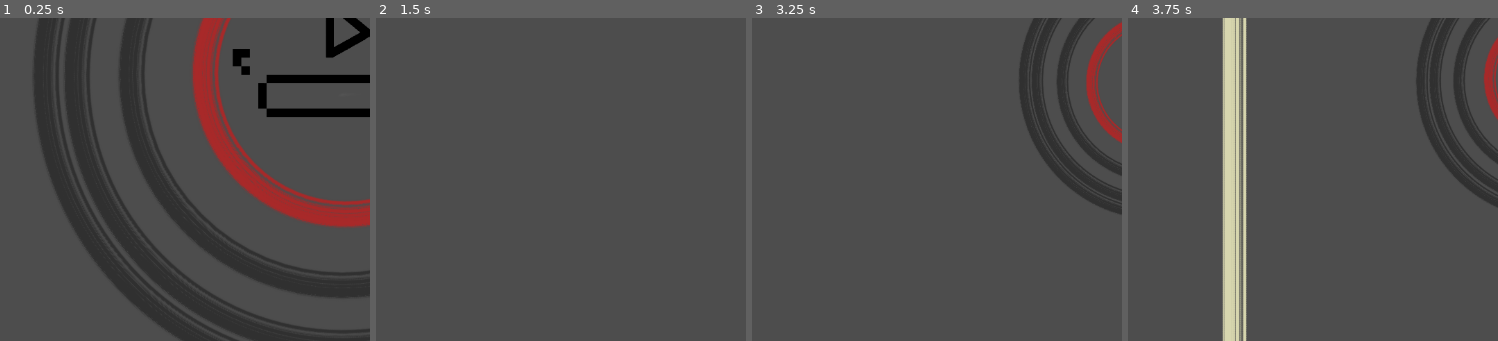
Above: before the commit, frames 1-4 (left to right).
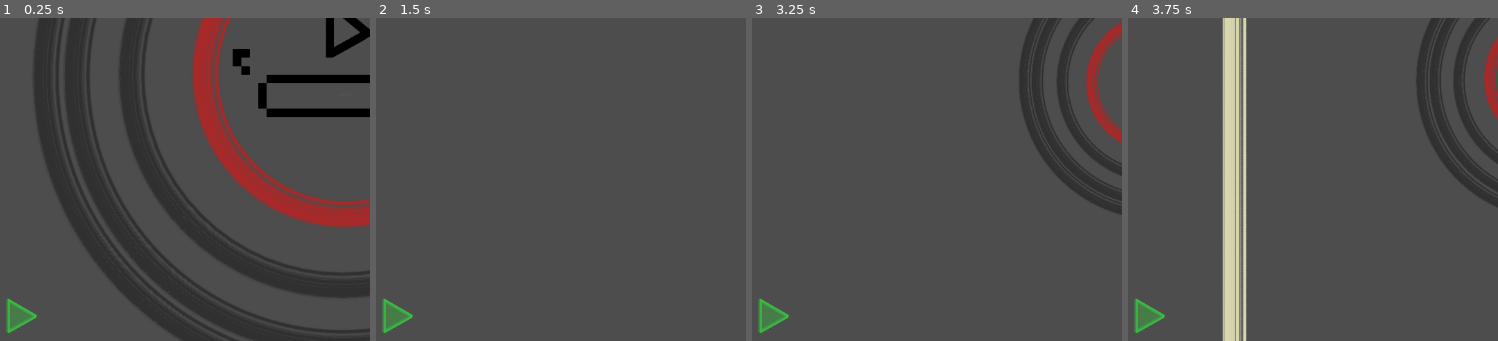
Above: after the commit, the same moments.

Repository: KazThomas/MusicBox
Game: Godot game, scene res://Scenes/MainScene.tscn
The game is run twice, just before and just after one commit, with the same random seed, the same clock (stepped at 60 frames per second) and the same inputs.
Inputs (mouse positions are % of the whole screen's width and height, from its top left):
- Up to frame 1 (0.25 s): no input
- Up to frame 2 (1.5 s): move the mouse to (70, 46) at 0.52 s; hold Space (add_layer) 0.53-1.28 s; move the mouse to (25, 57) at 1.27 s; tap E (bankIt) at 1.35 s
- Up to frame 3 (3.25 s): move the mouse to (57, 28) at 2.02 s; press the mouse at (57, 28) at 2.03 s; move the mouse to (41, 72) at 2.77 s; release the mouse at (41, 72) at 2.78 s; tap Q (removeBank) at 2.85 s
- Up to frame 4 (3.75 s): move the mouse to (78, 67) at 3.52 s; hold Space (add_layer) from 3.53 s (still down)
The pictures show only the part of the screen within x 0-50%, y 41-91%; the shares and areas given below are measured in that part.

The runs differ from the first frame. In frame 1, 0.5% of the frame differs, in the area x 1-10%, y 86-98%; in frame 2, 0.5%; in frame 3, 0.5%; in frame 4, 0.5%.

Commit message:
First Trail Play attempt
added the play button sprite and trying to add a trail to it..unsuccessfully so far

Diff:
--- a/Scenes/MainScene.tscn
+++ b/Scenes/MainScene.tscn
@@ -1,10 +1,11 @@
-[gd_scene load_steps=7 format=3 uid="uid://c4feeeeu0a2dd"]
+[gd_scene load_steps=8 format=3 uid="uid://c4feeeeu0a2dd"]
 
 [ext_resource type="Script" path="res://Scripts/mainScene.gd" id="1_g0soy"]
 [ext_resource type="PackedScene" uid="uid://cua4ws02vsghc" path="res://Scenes/layer.tscn" id="4_1xi1q"]
 [ext_resource type="PackedScene" uid="uid://d02n2etuakbmi" path="res://Scenes/bank.tscn" id="4_an7dp"]
 [ext_resource type="PackedScene" uid="uid://ondofxvedg8l" path="res://Scenes/VinylRecord.tscn" id="4_q7it6"]
 [ext_resource type="Texture2D" uid="uid://dv64wkmaxja8s" path="res://Assets/Art/space bar ui .png" id="5_j27gt"]
+[ext_resource type="PackedScene" uid="uid://bhfb2syi3umal" path="res://Scenes/play_btn.tscn" id="6_jd65v"]
 
 [sub_resource type="SegmentShape2D" id="SegmentShape2D_bpecw"]
 b = Vector2(589, 0)
@@ -74,4 +75,7 @@
 scale = Vector2(0.61032, 0.61032)
 texture = ExtResource("5_j27gt")
 
+[node name="PlayBtn" parent="." instance=ExtResource("6_jd65v")]
+position = Vector2(111, 825)
+
 [connection signal="spawn_note" from="." to="." method="_on_spawn_note"]
--- /dev/null
+++ b/Scenes/Trail.gd
@@ -0,0 +1,24 @@
+class_name Trail
+extends Line2D
+
+const MAX_POINTS: int = 2000
+
+@onready var curve:= Curve2D.new()
+
+# Called every frame. 'delta' is the elapsed time since the previous frame.
+func _process(delta):
+	curve.add_point(get_parent().position)
+	if curve.get_baked_points().size() > MAX_POINTS:
+		curve.remove_point(0) #will remove the first point of the curve
+	points = curve.get_baked_points()
+
+func stop():
+	set_process(false)
+	var tween := get_tree().create_tween()
+	tween.tween_property(self, "modulate:a", 0.0, 2.5)
+	await tween.finished
+	queue_free()
+
+static func create() -> Trail: #static so it can be accessed in other scripts
+	var scene = preload("res://Scenes/trail.tscn")
+	return scene.instantiate()
--- /dev/null
+++ b/Scenes/play_btn.gd
@@ -0,0 +1,12 @@
+extends Node2D
+
+var current_trail: Trail
+
+func _process(_delta):
+	make_trail()
+
+func make_trail():
+	if current_trail:
+		current_trail.stop()
+	current_trail = Trail.create()
+	add_child(current_trail)
--- /dev/null
+++ b/Scenes/play_btn.tscn
@@ -0,0 +1,18 @@
+[gd_scene load_steps=4 format=3 uid="uid://bhfb2syi3umal"]
+
+[ext_resource type="Texture2D" uid="uid://clsapof0vow6p" path="res://Assets/Art/Play button.png" id="1_n1cqa"]
+[ext_resource type="Script" path="res://Scenes/play_btn.gd" id="1_q3wd6"]
+
+[sub_resource type="RectangleShape2D" id="RectangleShape2D_nhyqc"]
+size = Vector2(44, 50)
+
+[node name="PlayBtn" type="RigidBody2D"]
+gravity_scale = 0.0
+script = ExtResource("1_q3wd6")
+
+[node name="Sprite2D" type="Sprite2D" parent="."]
+texture = ExtResource("1_n1cqa")
+
+[node name="CollisionShape2D" type="CollisionShape2D" parent="."]
+position = Vector2(4, 0)
+shape = SubResource("RectangleShape2D_nhyqc")
--- /dev/null
+++ b/Scenes/trail.tscn
@@ -0,0 +1,26 @@
+[gd_scene load_steps=4 format=3 uid="uid://b4yad4ud0yrrl"]
+
+[ext_resource type="Script" path="res://Scenes/Trail.gd" id="1_2otf8"]
+
+[sub_resource type="Curve" id="Curve_0ny8v"]
+_data = [Vector2(0, 0), 0.0, 0.0, 0, 0, Vector2(0.910526, 1), 0.0, 0.0, 0, 0]
+point_count = 2
+
+[sub_resource type="Gradient" id="Gradient_jashm"]
+colors = PackedColorArray(0, 0, 0, 0, 0.145098, 0.627451, 0.447059, 1)
+
+[node name="Trail" type="Line2D"]
+script = ExtResource("1_2otf8")
+
+[node name="Line2D" type="Line2D" parent="."]
+top_level = true
+z_index = -1
+points = PackedVector2Array(-126, 1, -15, 1)
+width = 46.0
+width_curve = SubResource("Curve_0ny8v")
+default_color = Color(0.145098, 0.619608, 0.447059, 1)
+gradient = SubResource("Gradient_jashm")
+joint_mode = 2
+begin_cap_mode = 2
+antialiased = true
+script = ExtResource("1_2otf8")
Binary file added: Assets/Art/Play button.png
Not shown, added: Assets/Art/Play button.png.import
Not shown, added: Assets/Play button.kra
Not shown, added: Assets/Play button.kra~
Not shown, added: Scenes/pla1F2B.tmp
Not shown, added: Scenes/plaFF92.tmp
